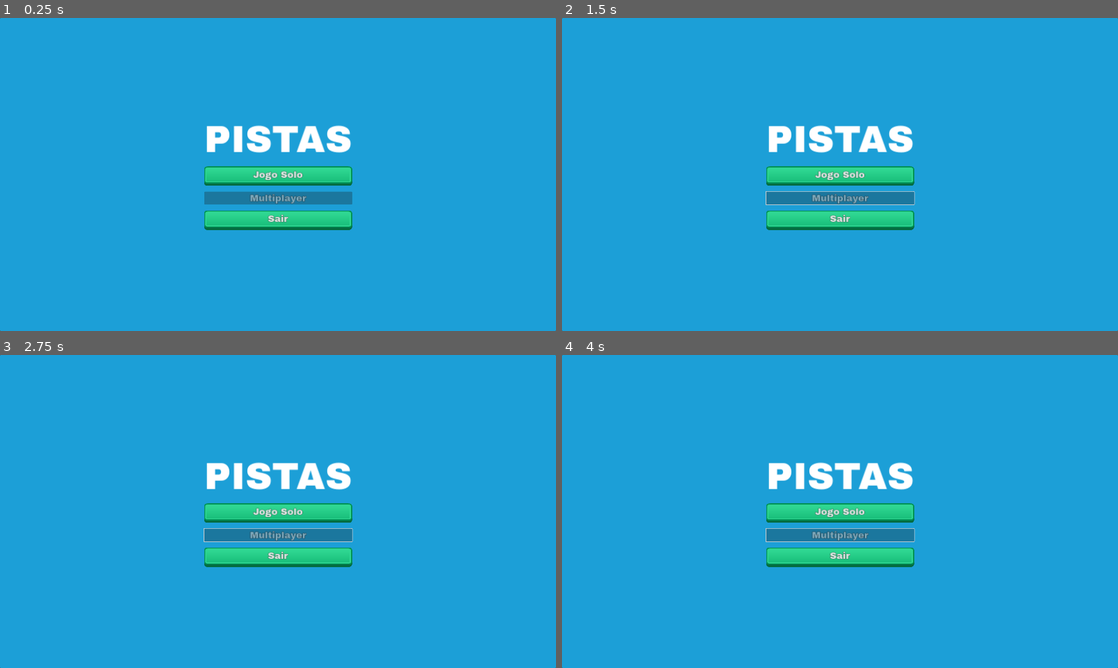
Above: before the commit, frames 1-4 (two rows, left to right).
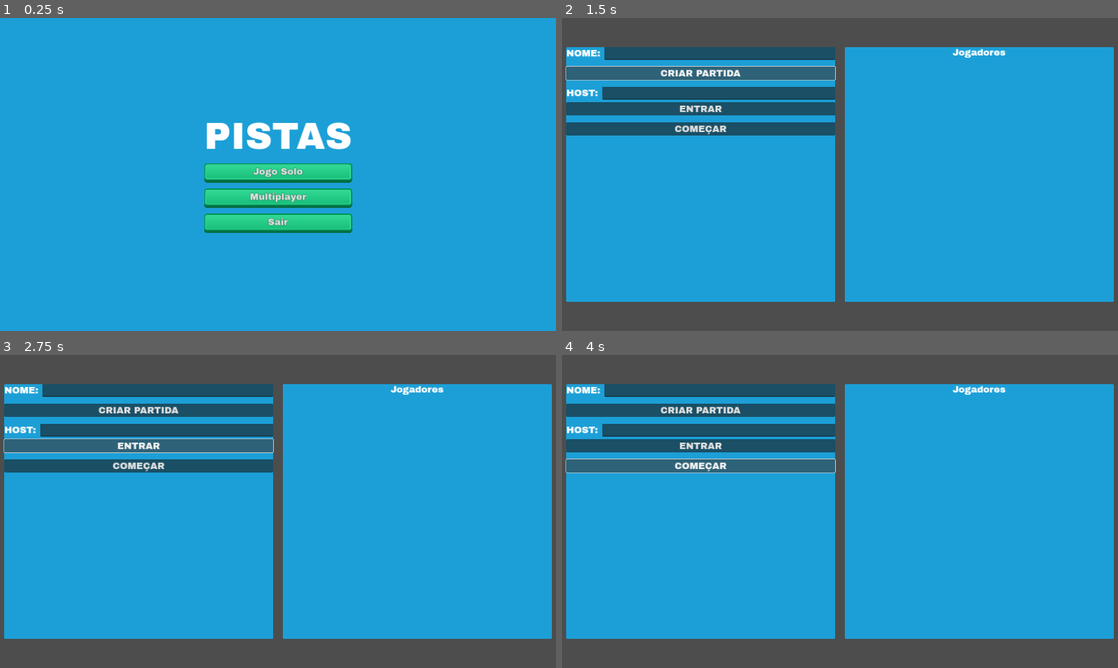
Above: after the commit, the same moments.

Repository: lazaromenezes/three-hints-game
Game: Godot game, scene res://scenes/home_screen/home_screen.tscn
The game is run twice, just before and just after one commit, with the same random seed, the same clock (stepped at 60 frames per second) and the same inputs.
Inputs (mouse positions are in pixels of both pictures, inside the frame that each line leads up to):
- Up to frame 1 (0.25 s): no input
- Up to frame 2 (1.5 s): click (840, 199) at 0.5 s, where only the run after the commit has a clickable "Multiplayer"; click (701, 74) at 1.25 s, where only the run after the commit has a clickable "CRIAR PARTIDA"
- Up to frame 3 (2.75 s): click (139, 445) at 2 s, where only the run after the commit has a clickable "ENTRAR"
- Up to frame 4 (4 s): click (701, 464) at 2.75 s, where only the run after the commit has a clickable "COMEÇAR"; click (701, 464) at 3.5 s, where only the run after the commit has a clickable "COMEÇAR"

The runs differ from the first frame. In frame 1, 4.7% of the frame differs, in the area x 36-64%, y 33-69%; in frame 2, 37%, in the area x 0-100%, y 0-100%; in frame 3, 37%; in frame 4, 37%.

Commit message:
Add simple lobby

Diff:
--- a/project.godot
+++ b/project.godot
@@ -20,6 +20,7 @@
 
 GameManager="*res://scripts/game_manager.gd"
 SceneManager="*res://scripts/scene_manager.gd"
+MultiplayerGameManager="*res://scripts/multiplayer_game_manager.gd"
 
 [display]
 
--- a/scenes/home_screen/home_screen.gd
+++ b/scenes/home_screen/home_screen.gd
@@ -5,3 +5,6 @@
 
 func _on_solo_game_pressed() -> void:
 	SceneManager.transition_to("solo")
+
+func _on_multiplayer_pressed() -> void:
+	SceneManager.transition_to("lobby")
--- a/scenes/home_screen/home_screen.tscn
+++ b/scenes/home_screen/home_screen.tscn
@@ -52,7 +52,6 @@
 [node name="Multiplayer" type="Button" parent="Panel/VBoxContainer"]
 layout_mode = 2
 theme_type_variation = &"BigUiButton"
-disabled = true
 text = "Multiplayer"
 
 [node name="Exit" type="Button" parent="Panel/VBoxContainer"]
@@ -62,4 +61,5 @@
 "
 
 [connection signal="pressed" from="Panel/VBoxContainer/SoloGame" to="." method="_on_solo_game_pressed"]
+[connection signal="pressed" from="Panel/VBoxContainer/Multiplayer" to="." method="_on_multiplayer_pressed"]
 [connection signal="pressed" from="Panel/VBoxContainer/Exit" to="." method="_on_exit_pressed"]
--- /dev/null
+++ b/scenes/lobby/lobby.gd
@@ -0,0 +1,26 @@
+extends Control
+
+func _ready() -> void:
+	MultiplayerGameManager.player_connected.connect(_on_player_connected)
+
+func _on_host_game_pressed() -> void:
+	var player_name = %PlayerName.text
+
+	MultiplayerGameManager.new_session(player_name)
+
+func _on_join_pressed() -> void:
+	var player_name = %PlayerName.text
+	var host = %HostAddress.text
+
+	MultiplayerGameManager.join_session(host, player_name)
+
+func _on_player_connected() -> void:
+	%ConnectedPlayers.get_children().all(func (c): c.queue_free())
+
+	_update_player_list.call_deferred()
+
+func _update_player_list():
+	for player in MultiplayerGameManager.sessions:
+		var player_label = Label.new()
+		player_label.text = MultiplayerGameManager.sessions[player].player_name
+		%ConnectedPlayers.add_child(player_label)
--- /dev/null
+++ b/scenes/lobby/lobby.tscn
@@ -0,0 +1,128 @@
+[gd_scene load_steps=3 format=3 uid="uid://ddt20vm5mbnqo"]
+
+[ext_resource type="Theme" uid="uid://dr33k4lxxp4rf" path="res://resources/main_theme.tres" id="1_ybfgy"]
+[ext_resource type="Script" path="res://scenes/lobby/lobby.gd" id="2_p7s1r"]
+
+[node name="Lobby" type="Control"]
+layout_mode = 3
+anchors_preset = 15
+anchor_right = 1.0
+anchor_bottom = 1.0
+grow_horizontal = 2
+grow_vertical = 2
+theme = ExtResource("1_ybfgy")
+script = ExtResource("2_p7s1r")
+
+[node name="VBoxContainer" type="VBoxContainer" parent="."]
+layout_mode = 1
+anchors_preset = 15
+anchor_right = 1.0
+anchor_bottom = 1.0
+grow_horizontal = 2
+grow_vertical = 2
+
+[node name="PanelContainer" type="PanelContainer" parent="VBoxContainer"]
+custom_minimum_size = Vector2(0, 75)
+layout_mode = 2
+
+[node name="HBoxContainer" type="HBoxContainer" parent="VBoxContainer"]
+layout_mode = 2
+size_flags_vertical = 3
+
+[node name="PanelContainer" type="PanelContainer" parent="VBoxContainer/HBoxContainer"]
+layout_mode = 2
+size_flags_horizontal = 3
+
+[node name="Panel" type="Panel" parent="VBoxContainer/HBoxContainer/PanelContainer"]
+layout_mode = 2
+
+[node name="VBoxContainer" type="VBoxContainer" parent="VBoxContainer/HBoxContainer/PanelContainer/Panel"]
+layout_mode = 1
+anchors_preset = 15
+anchor_right = 1.0
+anchor_bottom = 1.0
+grow_horizontal = 2
+grow_vertical = 2
+
+[node name="HBoxContainer2" type="HBoxContainer" parent="VBoxContainer/HBoxContainer/PanelContainer/Panel/VBoxContainer"]
+layout_mode = 2
+
+[node name="Label" type="Label" parent="VBoxContainer/HBoxContainer/PanelContainer/Panel/VBoxContainer/HBoxContainer2"]
+layout_mode = 2
+text = "NOME: "
+
+[node name="PlayerName" type="LineEdit" parent="VBoxContainer/HBoxContainer/PanelContainer/Panel/VBoxContainer/HBoxContainer2"]
+unique_name_in_owner = true
+layout_mode = 2
+size_flags_horizontal = 3
+
+[node name="HSeparator" type="HSeparator" parent="VBoxContainer/HBoxContainer/PanelContainer/Panel/VBoxContainer"]
+layout_mode = 2
+
+[node name="HostGame" type="Button" parent="VBoxContainer/HBoxContainer/PanelContainer/Panel/VBoxContainer"]
+unique_name_in_owner = true
+layout_mode = 2
+text = "CRIAR PARTIDA"
+
+[node name="HSeparator2" type="HSeparator" parent="VBoxContainer/HBoxContainer/PanelContainer/Panel/VBoxContainer"]
+layout_mode = 2
+
+[node name="VBoxContainer" type="VBoxContainer" parent="VBoxContainer/HBoxContainer/PanelContainer/Panel/VBoxContainer"]
+layout_mode = 2
+
+[node name="HBoxContainer" type="HBoxContainer" parent="VBoxContainer/HBoxContainer/PanelContainer/Panel/VBoxContainer/VBoxContainer"]
+layout_mode = 2
+
+[node name="Label" type="Label" parent="VBoxContainer/HBoxContainer/PanelContainer/Panel/VBoxContainer/VBoxContainer/HBoxContainer"]
+layout_mode = 2
+text = "HOST: "
+
+[node name="HostAddress" type="LineEdit" parent="VBoxContainer/HBoxContainer/PanelContainer/Panel/VBoxContainer/VBoxContainer/HBoxContainer"]
+unique_name_in_owner = true
+layout_mode = 2
+size_flags_horizontal = 3
+
+[node name="Join" type="Button" parent="VBoxContainer/HBoxContainer/PanelContainer/Panel/VBoxContainer/VBoxContainer"]
+unique_name_in_owner = true
+layout_mode = 2
+text = "ENTRAR"
+
+[node name="HSeparator3" type="HSeparator" parent="VBoxContainer/HBoxContainer/PanelContainer/Panel/VBoxContainer"]
+layout_mode = 2
+
+[node name="Play" type="Button" parent="VBoxContainer/HBoxContainer/PanelContainer/Panel/VBoxContainer"]
+unique_name_in_owner = true
+layout_mode = 2
+text = "COMEÇAR"
+
+[node name="PanelContainer2" type="PanelContainer" parent="VBoxContainer/HBoxContainer"]
+layout_mode = 2
+size_flags_horizontal = 3
+
+[node name="Panel" type="Panel" parent="VBoxContainer/HBoxContainer/PanelContainer2"]
+layout_mode = 2
+
+[node name="VBoxContainer" type="VBoxContainer" parent="VBoxContainer/HBoxContainer/PanelContainer2/Panel"]
+layout_mode = 1
+anchors_preset = 15
+anchor_right = 1.0
+anchor_bottom = 1.0
+grow_horizontal = 2
+grow_vertical = 2
+
+[node name="Label" type="Label" parent="VBoxContainer/HBoxContainer/PanelContainer2/Panel/VBoxContainer"]
+layout_mode = 2
+text = "Jogadores"
+horizontal_alignment = 1
+
+[node name="ConnectedPlayers" type="VBoxContainer" parent="VBoxContainer/HBoxContainer/PanelContainer2/Panel/VBoxContainer"]
+unique_name_in_owner = true
+layout_mode = 2
+size_flags_vertical = 3
+
+[node name="PanelContainer2" type="PanelContainer" parent="VBoxContainer"]
+custom_minimum_size = Vector2(0, 75)
+layout_mode = 2
+
+[connection signal="pressed" from="VBoxContainer/HBoxContainer/PanelContainer/Panel/VBoxContainer/HostGame" to="." method="_on_host_game_pressed"]
+[connection signal="pressed" from="VBoxContainer/HBoxContainer/PanelContainer/Panel/VBoxContainer/VBoxContainer/Join" to="." method="_on_join_pressed"]
--- a/scripts/game_manager.gd
+++ b/scripts/game_manager.gd
@@ -1,6 +1,8 @@
 extends Node
 
 @export var settings: GameSettings
+
+var session: GameSession
 
 func _ready() -> void:
 	if OS.has_feature("editor"):
@@ -11,10 +13,7 @@
 func new_session():
 	session = GameSession.new()
 
-var session: GameSession
-
 class GameSession:
-
 	const TIME_TEMPLATE: String = "%02d:%02d.%03d"
 
 	var total_points: int
--- /dev/null
+++ b/scripts/multiplayer_game_manager.gd
@@ -0,0 +1,75 @@
+extends Node
+
+signal player_connected()
+
+@export var settings: GameSettings
+
+var session: GameSession
+var sessions: Dictionary
+
+func _ready() -> void:
+	if OS.has_feature("editor"):
+		settings = load("res://resources/game_settings/debug_settings.tres")
+	else:
+		settings = load("res://resources/game_settings/default_settings.tres")
+
+	multiplayer.connected_to_server.connect(_on_connected_to_server)
+	multiplayer.connection_failed.connect(_on_connection_failed)
+	multiplayer.peer_connected.connect(_on_peer_connected)
+
+func new_session(player_name: String):
+	sessions = {}
+
+	var peer = ENetMultiplayerPeer.new()
+	peer.create_server(8080)
+	multiplayer.multiplayer_peer = peer
+
+	session = GameSession.new(player_name)
+	sessions[peer.get_unique_id()] = session
+	player_connected.emit()
+
+func join_session(host: String, player_name: String):
+	sessions = {}
+
+	var peer = ENetMultiplayerPeer.new()
+	peer.create_client(host, 8080)
+	multiplayer.multiplayer_peer = peer
+
+	session = GameSession.new(player_name)
+	sessions[peer.get_unique_id()] = session
+
+func _on_connected_to_server():
+	print("CONNECTED")
+
+func _on_connection_failed():
+	print("CONNECTION_FAILED")
+
+func _on_peer_connected(id: int):
+	register_peer.rpc_id(id, session.player_name)
+
+@rpc("any_peer", "reliable")
+func register_peer(player_name):
+	var upcoming_id = multiplayer.get_remote_sender_id()
+	sessions[upcoming_id] = GameSession.new(player_name)
+	player_connected.emit()
+
+class GameSession:
+	const TIME_TEMPLATE: String = "%02d:%02d.%03d"
+
+	var total_points: int
+	var total_time: float
+	var player_name: String
+
+	var formatted_time: String:
+		get():
+			var minutes: float = total_time / 60
+			var seconds: float = fmod(total_time, 60)
+
+			var milis: float = (total_time - floor(total_time)) * 1000
+
+			return TIME_TEMPLATE % [minutes, seconds, milis]
+
+	func _init(name: String):
+		total_points = 0
+		total_time = 0
+		player_name = name
--- a/scripts/scene_manager.gd
+++ b/scripts/scene_manager.gd
@@ -3,7 +3,8 @@
 var _screens: Dictionary = {
 	"home": preload("res://scenes/home_screen/home_screen.tscn"),
 	"solo": preload("res://scenes/timed_match/timed_match.tscn"),
-	"summary": preload("res://scenes/summary/solo_game/solo_game_summary.tscn")
+	"summary": preload("res://scenes/summary/solo_game/solo_game_summary.tscn"),
+	"lobby": preload("res://scenes/lobby/lobby.tscn")
 }
 
 func load_scenes() -> void:
@@ -20,9 +21,6 @@
 
 	return overall_status.reduce(func(a, b): return a + b, 0) / overall_status.size()
 
-#func transition_to(key: String) -> void:
-	#var scene = ResourceLoader.load_threaded_get(_screens[key])
-	#get_tree().change_scene_to_packed(scene)
 
 func transition_to(key: String) -> void:
 	get_tree().change_scene_to_packed(_screens[key])
